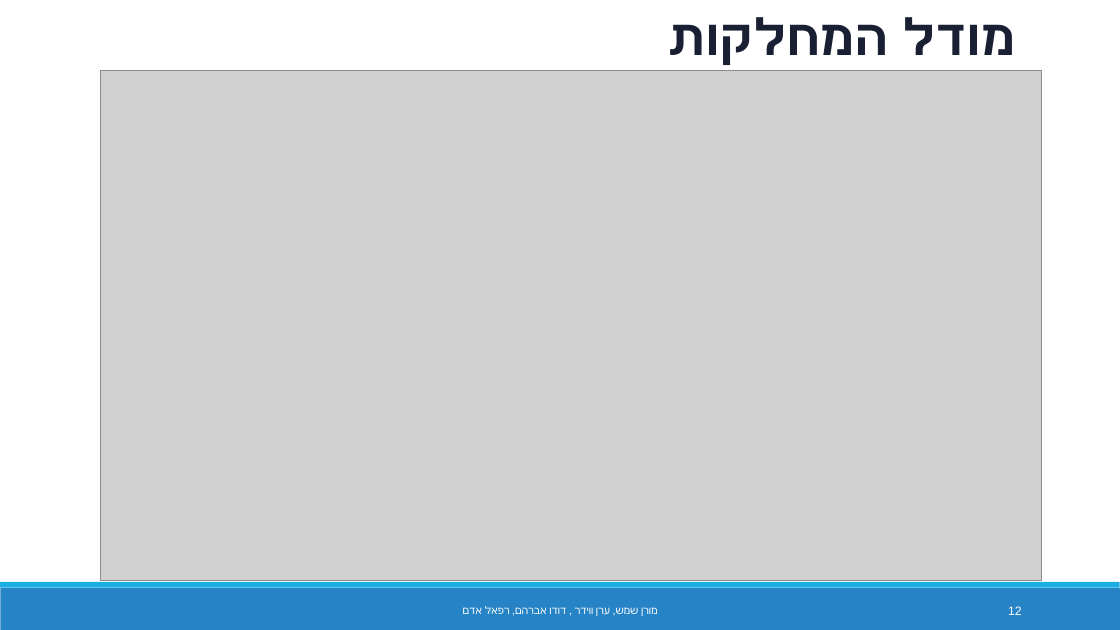
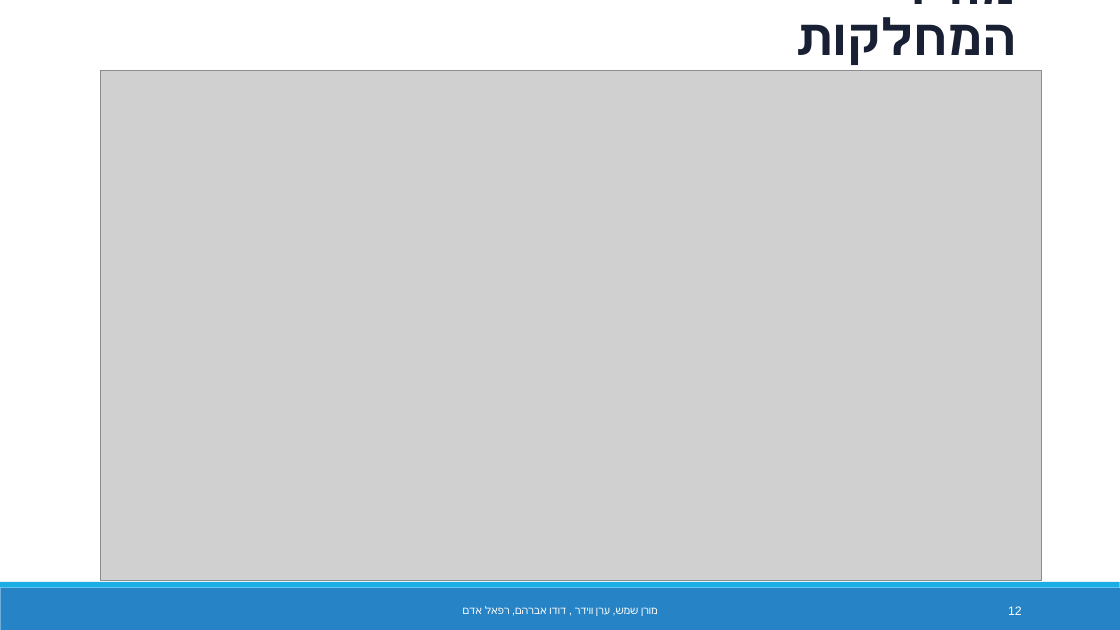
Before and after one commit to raphaeladam/BabyCare, a slide deck: slide 16 of מערכת תיאום שירותי בייביסיטר -מצגת.pptx (slide 13 before the commit). Drawn at 1120x630 pixels with LibreOffice and Linux fonts; fonts in the diff are those of the drawing; grey boxes stand for pictures. Boxes give left, top, right and bottom in pixels: in the first picture for what was removed or moved away, otherwise in the second. Text is boxed around its words. In the diff, an @@ line names an element or a change of style, - is before the commit and + after.

```diff
--- a/מערכת תיאום שירותי בייביסיטר -מצגת.pptx
+++ b/מערכת תיאום שירותי בייביסיטר -מצגת.pptx
@@ title "מודל המחלקות" rewrapped from [902,17,1016,55] to [795,0,1016,65] @@
```
Also in this commit, not shown: 4 other slides changed, 4 slides added.
